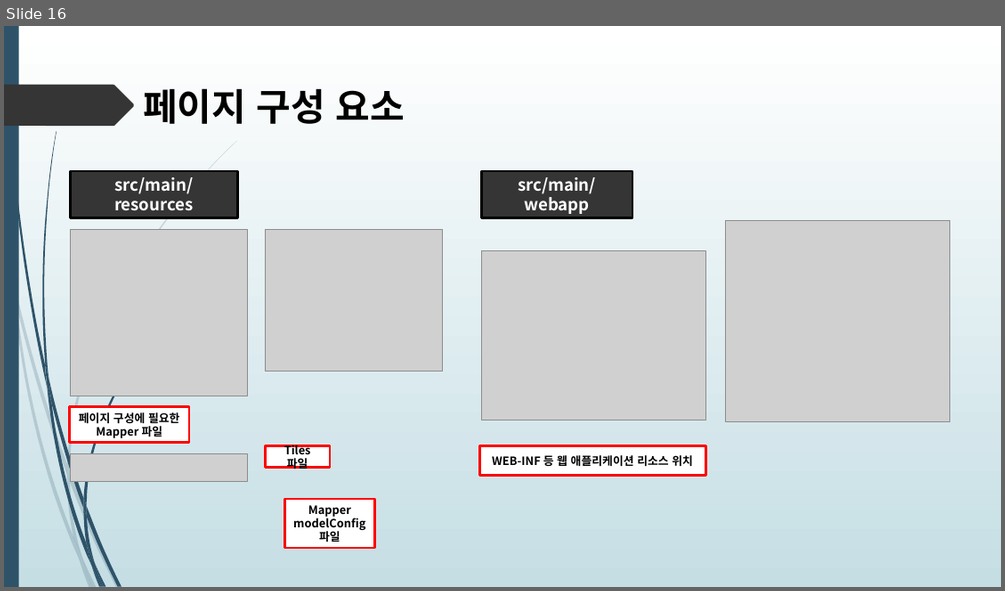
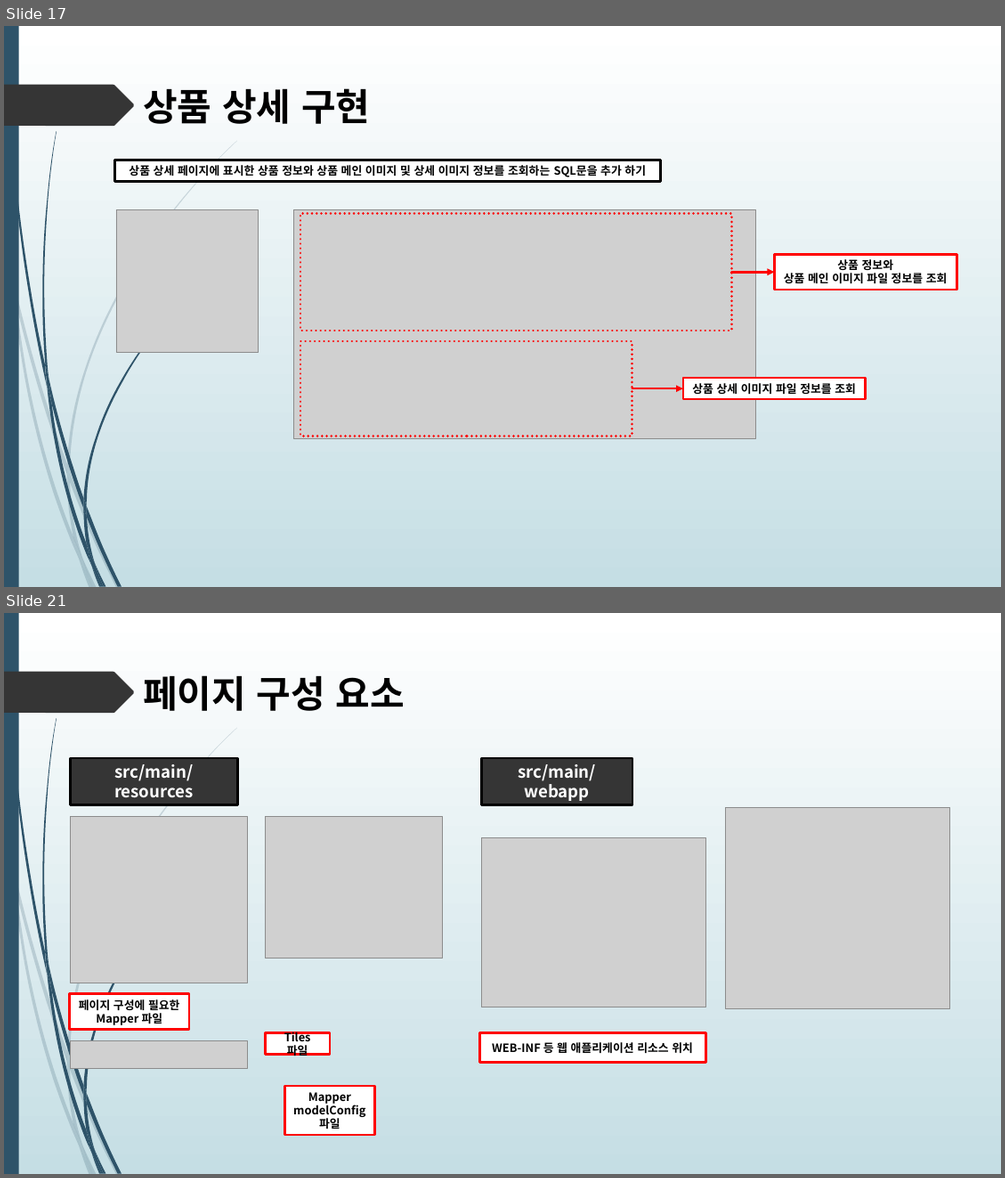
Before and after one commit to himediaai/DongOuk, a slide deck: 쇼핑몰.pptx. Shown one above the other, each under a label of ours: slide 16 before the commit, slides 17 and 21 after it; the slides between them are not shown. The pictures are 1005x591 and 1005x1178 pixels, drawn with LibreOffice and Linux fonts; fonts in the diff are those of the drawing; grey boxes stand for pictures. Boxes give left, top, right and bottom in pixels: in the first picture for what was removed or moved away, otherwise in the second. Text is boxed around its words. In the diff, an @@ line names an element or a change of style, - is before the commit and + after.

```diff
--- a/쇼핑몰.pptx
+++ b/쇼핑몰.pptx
@@ slide 17 added at (x1=4, y1=26, x2=1001, y2=587), background gradient #FFFFFF to #C5DEE5; not listed: 24 template elements that a slide beside it also shows @@
@@ text added at (x1=143, y1=88, x2=370, y2=124), 36 pt, text #000000, bold @@
+상품 상세 구현
@@ rectangle added at (x1=114, y1=160, x2=660, y2=182), fill #FFFFFF, outline #000000 2.25 pt, 11 pt, text #000000, bold @@
+상품 상세 페이지에 표시한 상품 정보와 상품 메인 이미지 및 상세 이미지 정보를 조회하는 SQL문을 추가 하기
@@ picture added at (x1=116, y1=209, x2=259, y2=352) @@
@@ picture added at (x1=294, y1=209, x2=756, y2=439) @@
@@ rectangle added at (x1=301, y1=213, x2=732, y2=330), outline #FF0000 2.25 pt dashed @@
@@ rectangle added at (x1=774, y1=254, x2=956, y2=289), fill #FFFFFF, outline #FF0000 2.25 pt, 11 pt, text #000000, bold @@
+상품 정보와
+상품 메인 이미지 파일 정보를 조회
@@ arrow added from (732, 272) to (774, 272), #FF0000 2.25 pt @@
@@ rectangle added at (x1=301, y1=342, x2=632, y2=435), outline #FF0000 2.25 pt dashed @@
@@ arrow added from (632, 389) to (683, 389), #FF0000 2.25 pt @@
@@ rectangle added at (x1=683, y1=378, x2=866, y2=399), fill #FFFFFF, outline #FF0000 2.25 pt, 11 pt, text #000000, bold @@
+상품 상세 이미지 파일 정보를 조회
@@ what was slide 16 is now slide 21 @@
```
Also in this commit, not shown: 4 slides changed, 5 other slides added, 1 slide removed.
